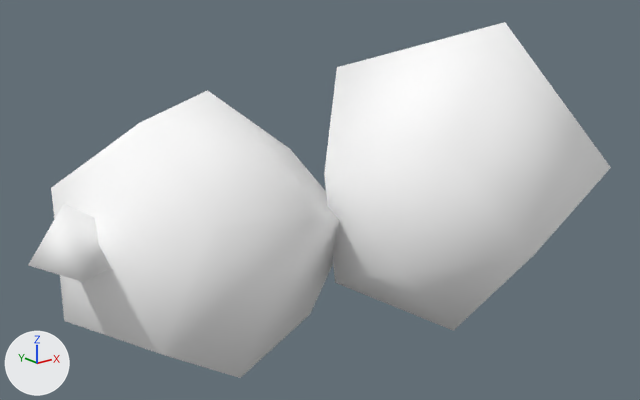
The glTF model public/3d/item/model__item__room.ofs_3703_0/3703kg_it_ob0.gltf as it was, and as the next commit left it.
Both versions are drawn from a 50 mm lens placed at (-1.578, -1.817, 1.106), pointed at (-0.087, 0.047, 0.36). Arrows for +X, +Y and +Z are at lower left; the lights stay in place. The first picture is the older version.

In view in the first picture: '3703kg_it_ob0'.
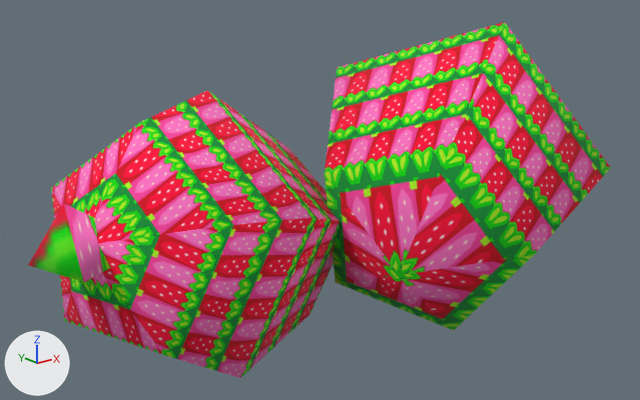
Pixel boxes (x1, y1, x2, y2) of what changed, in the pictures (640 x 400 px):
```json
{"object": "3703kg_it_ob0", "change": "surface changed", "before": [28, 22, 611, 378], "after": [28, 22, 611, 378], "on screen": "darker"}
```

Scene script edits in JSON lines:
```json
{"op": "add", "block": "img_it_ob0_0", "code": ["img_it_ob0_0 = load_image('it_ob0_0', '_unpacked/it_ob0_0', 64, 64, 'sRGB')"]}
{"op": "remove", "block": "mat_it_ob0_0", "code": "mat_it_ob0_0.base_color = (1.0, 1.0, 1.0)  # white #ffffff"}
{"op": "add", "block": "mat_it_ob0_0", "code": "mat_it_ob0_0.texture = img_it_ob0_0"}
```
